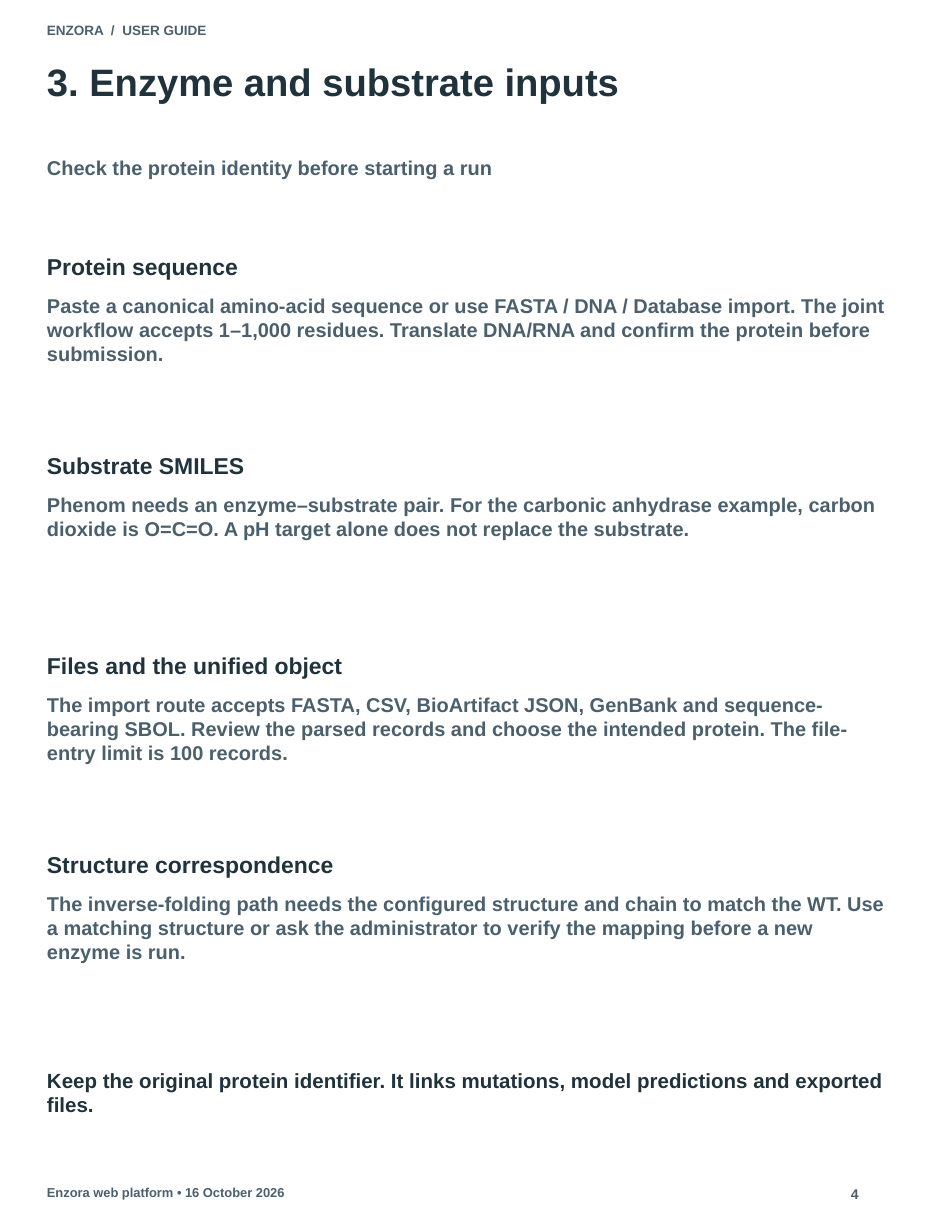
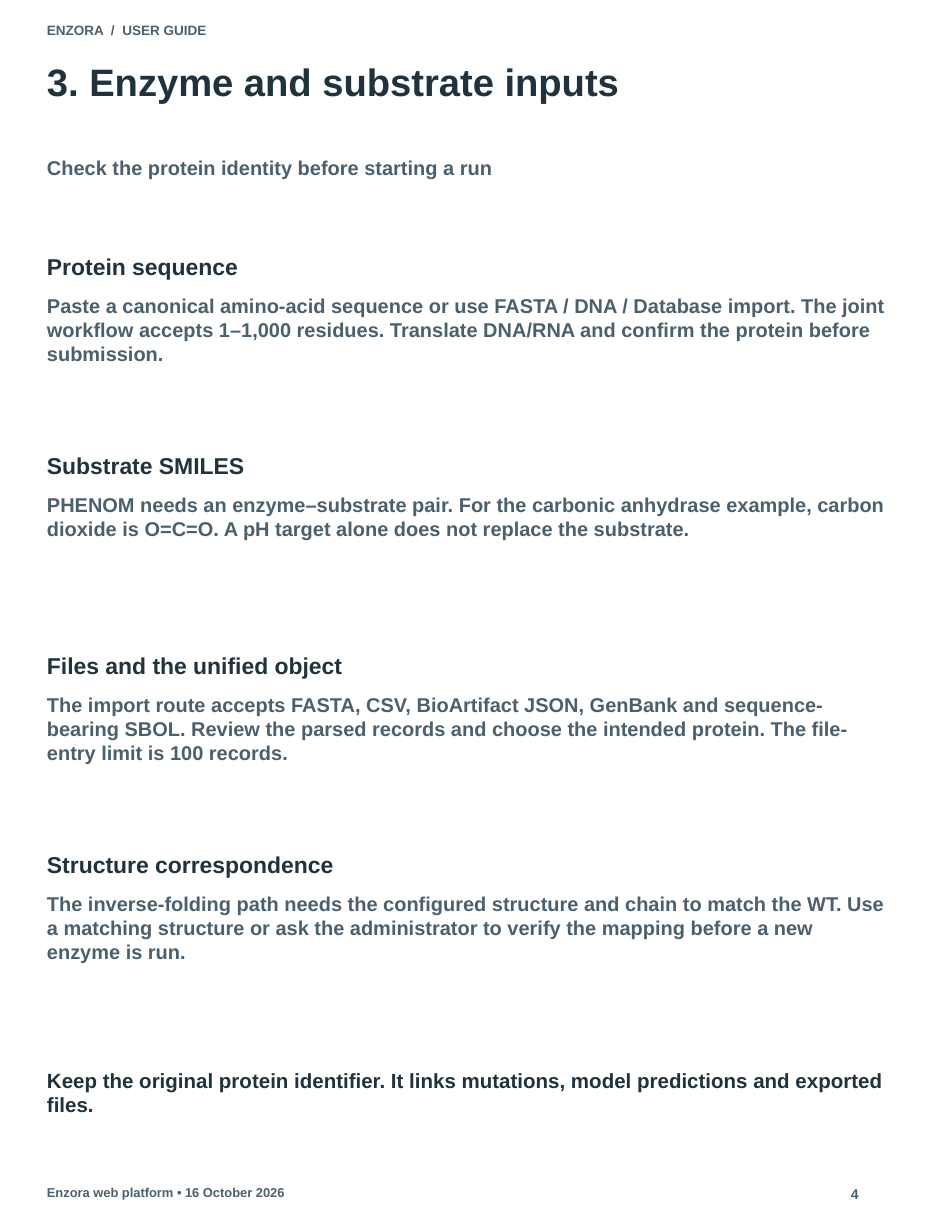
Before and after one commit to YuzhangLi2281/Enzora.github.io, a slide deck: slide 4 of docs/Enzora_User_Guide.pptx. Drawn at 939x1232 pixels with LibreOffice and Linux fonts; fonts in the diff are those of the drawing. Boxes give left, top, right and bottom in pixels: in the first picture for what was removed or moved away, otherwise in the second. Text is boxed around its words. In the diff, an @@ line names an element or a change of style, - is before the commit and + after.

```diff
--- a/docs/Enzora_User_Guide.pptx
+++ b/docs/Enzora_User_Guide.pptx
@@ text at bbox=[47, 497, 884, 540]: text changed @@
-Phenom needs an enzyme–substrate pair. For the carbonic anhydrase example, carbon dioxide is O=C=O. A pH target alone does not replace the substrate.
+PHENOM needs an enzyme–substrate pair. For the carbonic anhydrase example, carbon dioxide is O=C=O. A pH target alone does not replace the substrate.
```
Also in this commit, not shown: 4 other slides changed, 1 other file.
